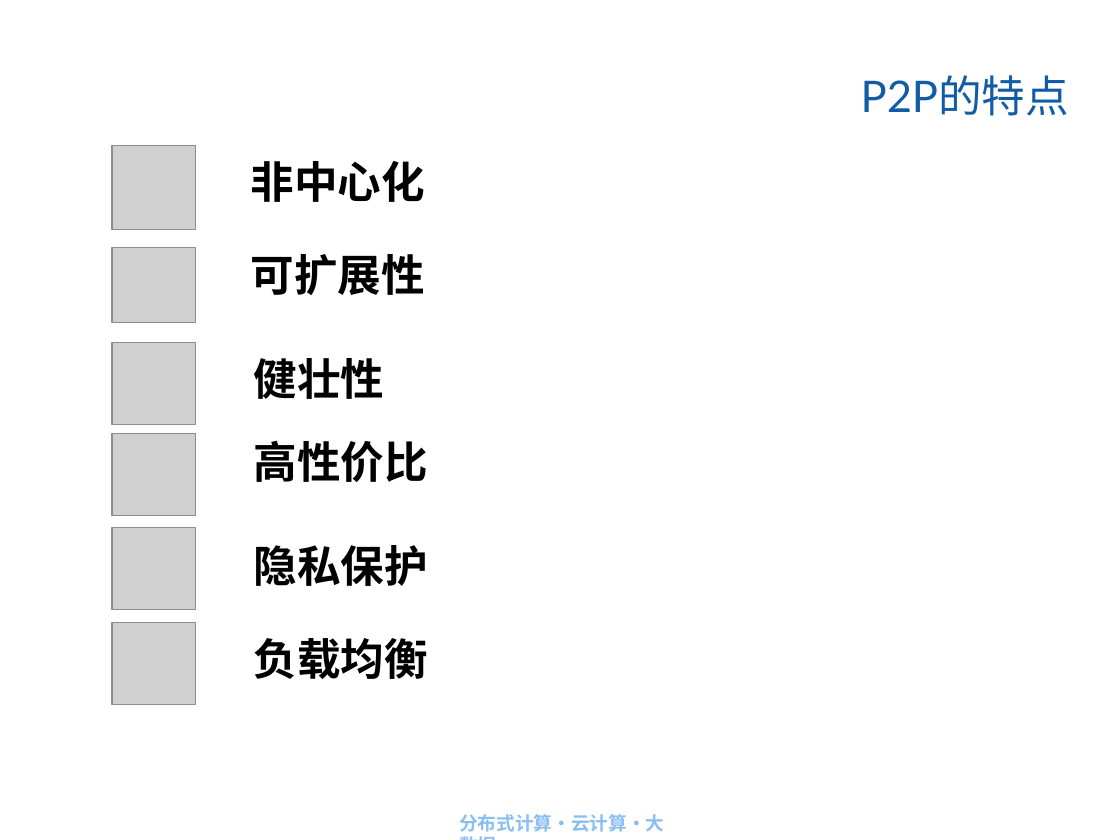
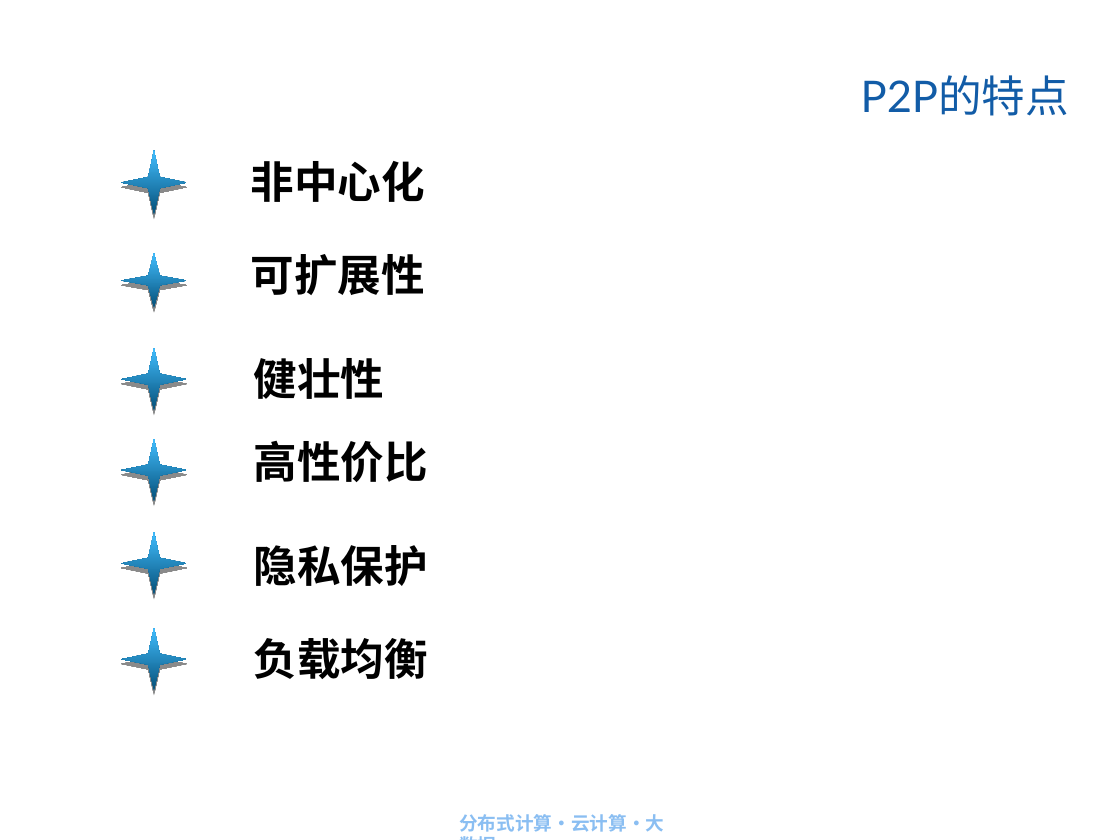
Before and after one commit to IACJ/java-DistributedComputing, a slide deck: slide 6 of ppt/第6章 P2P原理与实践.ppt. Drawn at 1120x840 pixels with LibreOffice and Linux fonts; fonts in the diff are those of the drawing; grey boxes stand for pictures; background and template pictures are left out. Boxes give left, top, right and bottom in pixels: in the first picture for what was removed or moved away, otherwise in the second. Text is boxed around its words. In the diff, an @@ line names an element or a change of style, - is before the commit and + after.

```diff
--- a/ppt/第6章 P2P原理与实践.ppt
+++ b/ppt/第6章 P2P原理与实践.ppt
@@ picture removed at (x1=112, y1=146, x2=196, y2=230) @@
@@ freeform shape added at (x1=121, y1=150, x2=186, y2=214), fill gradient #055079 to #42BEFF @@
@@ picture removed at (x1=112, y1=248, x2=196, y2=323) @@
@@ freeform shape added at (x1=121, y1=253, x2=186, y2=308), fill gradient #055079 to #42BEFF @@
@@ picture removed at (x1=112, y1=343, x2=196, y2=424) @@
@@ freeform shape added at (x1=121, y1=348, x2=186, y2=411), fill gradient #055079 to #42BEFF @@
@@ picture removed at (x1=112, y1=433, x2=196, y2=515) @@
@@ freeform shape added at (x1=121, y1=439, x2=186, y2=502), fill gradient #055079 to #42BEFF @@
@@ picture removed at (x1=112, y1=528, x2=196, y2=609) @@
@@ freeform shape added at (x1=121, y1=532, x2=186, y2=595), fill gradient #055079 to #42BEFF @@
@@ picture removed at (x1=112, y1=623, x2=196, y2=704) @@
@@ freeform shape added at (x1=121, y1=628, x2=186, y2=691), fill gradient #055079 to #42BEFF @@
```
Also in this commit, not shown: 18 other slides changed, 46 other files.
